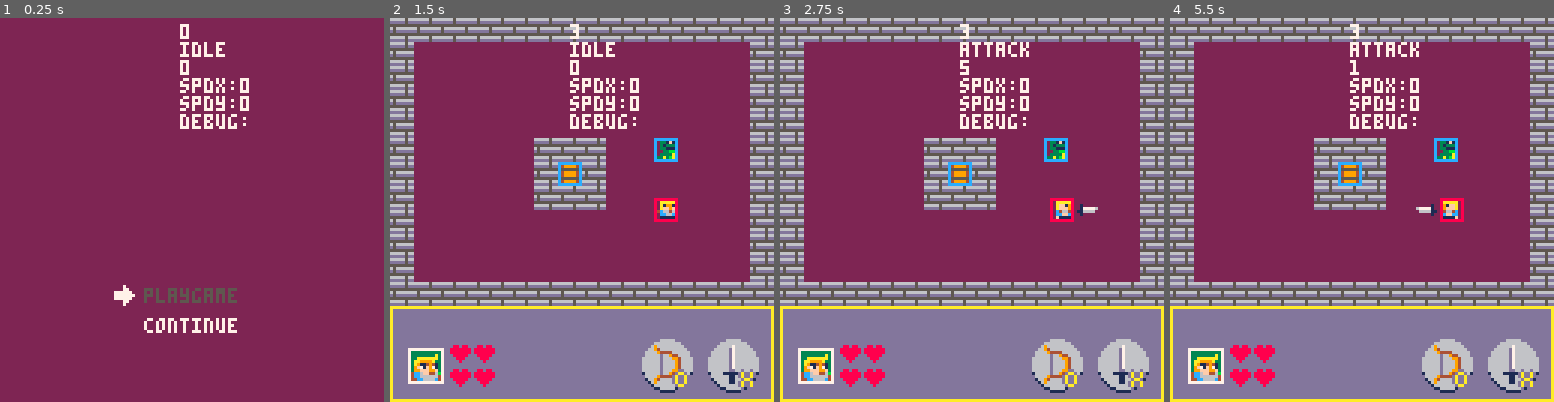
Above: before the commit, frames 1-4 (left to right).
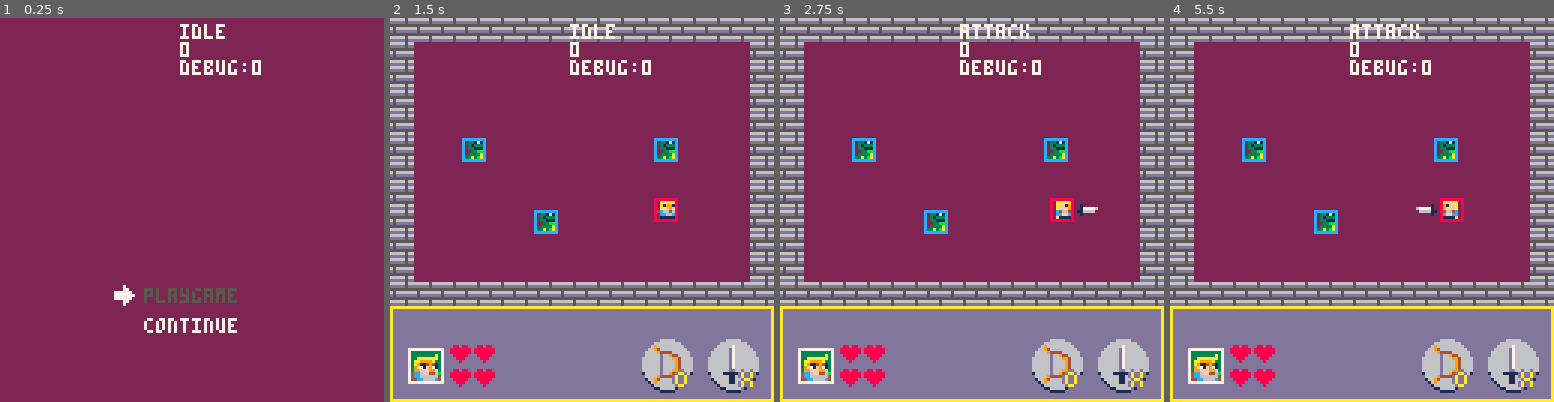
Above: after the commit, the same moments.

Repository: yuwangyu-Hub/pico8arpg
Game: PICO-8 cartridge arpg.p8
Two runs of this game, one before a commit and one after it. Both use one fixed random seed, a clock stepped at 60 frames per second and the inputs below.
Inputs:
- Up to frame 1 (0.25 s): no input
- Up to frame 2 (1.5 s): tap X (X key) at 0.33, 1.07 s; tap O (Z key) at 0.7 s
- Up to frame 3 (2.75 s): hold Right 1.6-2.1 s; tap O (Z key) at 1.7, 2.1, 2.5 s; tap X (X key) at 1.85 s; hold Up 2.15-2.42 s; hold Right from 2.47 s (still down)
- Up to frame 4 (5.5 s): tap O (Z key) every 0.4 s from 2.9 to 5.3 s; tap X (X key) at 2.97, 4.08, 5.2 s; release Right at 3.03 s; hold Left 3.08-3.58 s; hold Down 3.63-3.97 s; hold Right 4.02-4.68 s; hold Up 4.73-5.03 s; hold Left from 5.08 s (still down)

The runs differ from the first frame. In frame 1, 1.8% of the frame differs, in the area x 46-68%, y 1-29%; in frame 2, 6.0%; in frame 3, 6.1%; in frame 4, 6.2%, in the area x 18-68%, y 1-57%.

Commit message:
8-28
完成玩家与敌人直接的受伤碰撞
下一阶段：普通敌人的AI和受伤

Diff:
--- a/action.lua
+++ b/action.lua
@@ -1,4 +1,6 @@
-function updatePlayerState(player)--状态机: 更新玩家状态
+function updatep_state(player)--状态机: 更新玩家状态
+	spr_flip(wy)--精灵的反转
+	local near_o,colldire_o,is_o_coll
 	--检测方向
 	if player.state!= player.allstate.roll and player.state!= player.allstate.attack and player.state!= player.allstate.hurt then
 		input_direct_sys(player)
@@ -7,12 +9,22 @@
 	if (player.dire>0 or player.state==player.allstate.roll) and player.state!=player.allstate.attack then
 		player.x,player.y=player.x+player.spd.spx,player.y+player.spd.spy
 	end
+
+	if #obj!=0 then --物体
+		near_o=findNearestObject(obj, player)--检测最近的物体
+		colldire_o=checkdir(near_o,player)--物品在主角的朝向
+		is_o_coll=ck_sthcoll(near_o, player, 0, 0, 0, 0)
+	end
+	local is_wall_coll_dire,oneside=check_wall_iswalk(player)--获取墙在玩家的位置，在边缘的哪一侧
+		--debug=is_wall_coll_dire
+
 	local switchstate={
 		idle = function()
 			player.isroll=false
+			player.roll_t=0
 			setspd_0(player)
 
-            if player.dire!=0 and not player.isroll then
+            if player.dire!=0 and not player.isroll  then
 				player.state=player.allstate.move
             end
 			if player.isattack then --攻击
@@ -20,7 +32,6 @@
                 attack_swordpos(player)
 				player.state=player.allstate.attack
 			end
-
 			--动画
 			player.frame=player.sprs.idle
 		end,
@@ -29,24 +40,16 @@
 			if player.dire==0 then
 				player.move_t=0
 				player.state=player.allstate.idle
+			elseif player.isroll and not player.ishurt then
+				player.lastdire=player.dire--记录上一次的方向
+				player.state=player.allstate.roll
 			end
 			if player.isattack then
 				sword.isappear=true
                 attack_swordpos(player)
 				player.state=player.allstate.attack
 			end
-			if player.isroll and player.dire!=0 then
-				player.state=player.allstate.roll
-			end
 			--与可交互物体的碰撞（收集/推动）
-			local near_o=findNearestObject(obj, player)--检测最近的物体
-			local near_e=findNearestObject(enemies, player)--检测最近的敌人
-			local colldire_o=checkdir(near_o,player)--物品在主角的朝向
-			local colldire_e=checkdir(near_e,player)--敌人在主角的朝向
-			local is_o_coll=ck_sthcoll(near_o, player, 0, 0, 0, 0)
-			local is_e_coll=ck_sthcoll(near_e, player, 0, 0, 0, 0)
-			local is_wall_coll_dire,oneside=check_wall_iswalk(player)--获取墙在玩家的位置，在边缘的哪一侧
-			--debug1=is_wall_coll_dire
 			if is_o_coll then ---------------与物体(最近的箱子)与主角之间碰撞--------------
 				--确保物体和获取的金币分开，避免金币影响物体的推动
 				if near_o.type=="move" then--推动
@@ -54,10 +57,8 @@
 				elseif near_o.type=="collect" then--收集
 
 				end
-			elseif is_wall_coll_dire!=0 and not is_e_coll then --与墙体的碰撞---------------------------
+			elseif is_wall_coll_dire!=0 then --与墙体的碰撞---------------------------
 				wallcoll_move(player,is_wall_coll_dire,oneside)
-			elseif is_e_coll then----------------与敌人（最近的）碰撞
-				encoll_move(player,colldire_e)
 			else ---------------------------------普通移动----------------------------
 				move(player)
 				move_anim(player)
@@ -85,13 +86,15 @@
 		end,
 		roll=function()
 			local is_wall_coll_dire,oneside=check_wall_iswalk(player)--获取墙在玩家的位置，在边缘的哪一侧
-			--debug=is_wall_coll_dire
 			player.rollspeed=3
             player.rollspeed=nomalize(player,2.1213,3)
 			roll(player,is_wall_coll_dire)
+
 			--动画相关
 			player.roll_t+=0.5
 			player.frame=player.sprs.roll[ceil(player.roll_t%#player.sprs.roll)]
+
+			--翻滚所需时间结束
 			if player.roll_t>=5  then
 				player.spd.spx=0
 				player.spd.spy=0
@@ -103,13 +106,22 @@
 			end
 		end,
 		hurt=function()
+			player.hurtmt+=0.1
+			--无敌闪烁
 			hurtmove(player)
+			if player.hurtmt>=0.7 then
+				player.hurtmt=0
+				player.state=player.allstate.idle
+			end
 			hurt_anim(player)
 			player.x,player.y=player.x+player.spd.spx,player.y+player.spd.spy
 		end,
 		death=function()
 		end
 	}
-	player.lastdire=player.dire--记录上一次的方向
 	switchstate[player.state]()
 end
+
+function enemiesstate(en)
+
+end
--- a/arpg.p8
+++ b/arpg.p8
@@ -1,5 +1,5 @@
 pico-8 cartridge // http://www.pico-8.com
-version 42
+version 43
 __lua__
 #include universal_tools.lua
 #include main.lua
@@ -19,14 +19,14 @@
 007007000fc6646ff0cc66cf00c66460f0cc66cf004c64600ff61aa000646c4000ccffc000cff9f000ccccc0f0cc66c00011611001cccfff0cf99fc000cccc00
 000000000ff1161000111110001166140011111000c4f6f001649aa00a191fa000f1111000146640001111100001111400040400011111400466664000411400
 00000000000f0ff000f000f00f40000f00f000f00011f1f00ff61aa000aaaaa00f000f0000f0ff0f00f000f0000f000f000f0f00f00000f00ff00ff00f0000f0
-000000000000000000000000000000000000000000f00f00eeeeeeee000000000000000000000000000000000000000000001000000000000000000000000000
-00000000000000000000000d00000000f00f00f00f2112f0e0aaaaae000000000000000000000000000600000000000000111100000000000000000000000000
-007777777777770000000001000000000fcccf00f288882fe0a1991e000000000000000000100000000760000000010000076000000000000000000000000000
-0073333333333700000900111100a0000c0c0c0008088080e0aff9fe006600000000660000177776000760006777710000076000000000000000000000000000
-00733333333a370000020001d0000000fc0c0cf008088080e4c6646e000760000006700001166660000760000666611000076000000000000000000000000000
-00733aaaaaaa37000a0000016000099001ccc100f288882fe0cc66ce000076611667000000100000000760000000010000076000000000000000000000000000
-0073aa9999a3370000000991d99002900f111f000f2112f0e011111e000007611670000000000000001111000000000000060000000000000000000000000000
-0073a911494137000000999169990220f00f00f000f00f00eeeeeeee000001111110000000000000000010000000000000000000000000000000000000000000
+000000000000000000000000000000000000000000f00f00eeeeeeee000000000000000000000000000000000000000000001000000008000000000000000000
+00000000000000000000000d00000000f00f00f00f2112f0e0aaaaae000000000000000000000000000600000000000000111100088888000000000000000000
+007777777777770000000001000000000fcccf00f288882fe0a1991e000000000000000000100000000760000000010000076000081191000000000000000000
+0073333333333700000900111100a0000c0c0c0008088080e0aff9fe00660000000066000017777600076000677771000007600008ee9e0e0000000000000000
+00733333333a370000020001d0000000fc0c0cf008088080e4c6646e000760000006700001166660000760000666611000076000e2c6262e0000000000000000
+00733aaaaaaa37000a0000016000099001ccc100f288882fe0cc66ce000076611667000000100000000760000000010000076000e0cc66c00000000000000000
+0073aa9999a3370000000991d99002900f111f000f2112f0e011111e000007611670000000000000001111000000000000060000000111140000000000000000
+0073a911494137000000999169990220f00f00f000f00f00eeeeeeee000001111110000000000000000010000000000000000000000e000e0000000000000000
 00739f71f971370000a09999999900000000000000000000000000000000011111100000040440000000000000dd00000d00d000000000000000000000000000
 007399fff99f37000000299999920000088088000880880003303300000007611660000000600400000009000daad000daddad00000000000000000000000000
 0074cc6ff446b700000024224242000088888880800800803003003000007661166700000060040000000090daddad00daddad00000000000000000000000000
@@ -132,10 +132,10 @@
 c00000000000000000000000000000c0c00000000000000000000000000000c0c00000000000000000000000000000c0c00000000000000000000000000000c0c00000000000000000000000000000c0c00000000000000000000000000000c0c00000000000000000000000000000c0c00000000000000000000000000000c0
 c00000000000000000000000000000c0c00000000000000000000000000000c0c00000000000000000000000000000c0c00000000000000000000000000000c0c00000000000000000000000000000c0c00000000000000000000000000000c0c00000000000000000000000000000c0c00000000000000000000000000000c0
 c00000000000000000000000000000c0c00000000000000000000000000000c0c00000000000000000000000000000c0c00000000000000000000000000000c0c00000000000000000000000000000c0c00000000000000000000000000000c0c00000000000000000000000000000c0c00000000000000000000000000000c0
-c00000000000c0c0c0000032000000c0c00000000000000000000000000000c0c00000000000000000000000000000c0c00000000000000000000000000000c0c00000000000000000000000000000c0c00000000000000000000000000000c0c00000000000000000000000000000c0c00000000000000000000000000000c0
-c00000000000c051c0000000000000c0c00000000000000000000000000000c0c00000000000000000000000000000c0c00000000000000000000000000000c0c00000000000000000000000000000c0c00000000000000000000000000000c0c00000000000000000000000000000c0c00000000000000000000000000000c0
-c00000000000c0c0c0000000000000c0c00000000000000000000000000000c0c00000000000000000000000000000c0c00000000000000000000000000000c0c00000000000000000000000000000c0c00000000000000000000000000000c0c00000000000000000000000000000c0c00000000000000000000000000000c0
+c00000330000000000000033000000c0c00000000000000000000000000000c0c00000000000000000000000000000c0c00000000000000000000000000000c0c00000000000000000000000000000c0c00000000000000000000000000000c0c00000000000000000000000000000c0c00000000000000000000000000000c0
 c00000000000000000000000000000c0c00000000000000000000000000000c0c00000000000000000000000000000c0c00000000000000000000000000000c0c00000000000000000000000000000c0c00000000000000000000000000000c0c00000000000000000000000000000c0c00000000000000000000000000000c0
+c00000000000000000000000000000c0c00000000000000000000000000000c0c00000000000000000000000000000c0c00000000000000000000000000000c0c00000000000000000000000000000c0c00000000000000000000000000000c0c00000000000000000000000000000c0c00000000000000000000000000000c0
+c00000000000330000000000000000c0c00000000000000000000000000000c0c00000000000000000000000000000c0c00000000000000000000000000000c0c00000000000000000000000000000c0c00000000000000000000000000000c0c00000000000000000000000000000c0c00000000000000000000000000000c0
 c00000000000000000000000000000c0c00000000000000000000000000000c0c00000000000000000000000000000c0c00000000000000000000000000000c0c00000000000000000000000000000c0c00000000000000000000000000000c0c00000000000000000000000000000c0c00000000000000000000000000000c0
 c00000000000000000000000000000c0c00000000000000000000000000000c0c00000000000000000000000000000c0c00000000000000000000000000000c0c00000000000000000000000000000c0c00000000000000000000000000000c0c00000000000000000000000000000c0c00000000000000000000000000000c0
 c0c0c0c0c0c0c0c0c0c0c0c0c0c0c0c0c0c0c0c0c0c0c0c0c0c0c0c0c0c0c0c0c0c0c0c0c0c0c0c0c0c0c0c0c0c0c0c0c0c0c0c0c0c0c0c0c0c0c0c0c0c0c0c0c0c0c0c0c0c0c0c0c0c0c0c0c0c0c0c0c0c0c0c0c0c0c0c0c0c0c0c0c0c0c0c0c0c0c0c0c0c0c0c0c0c0c0c0c0c0c0c0c0c0c0c0c0c0c0c0c0c0c0c0c0c0c0c0
--- a/draw.lua
+++ b/draw.lua
@@ -7,11 +7,18 @@
         rect(c.x,c.y,c.x+c.w,c.y+c.h,12)
     end
     for o in all (obj) do--物体显示
-        spr(o.spr, o.sprx, o.spry)
-        rect(o.x,o.y,o.x+o.w,o.y+o.h,12)--物体的碰撞盒
+       spr(o.spr, o.sprx, o.spry)
+       rect(o.x,o.y,o.x+o.w,o.y+o.h,12)--物体的碰撞盒
     end
     --主角
+    if wy.ishurt then--受伤闪烁
+        if wy.wudi_t%8<5 then
+            pal(10,8)pal(6,8)pal(15,14)pal(4,2)
+        end
+    end
     draw_p(wy,wy.spr_cx,wy.spr_cy)
+    pal()
+
     rect(wy.x, wy.y, wy.x+wy.w, wy.y+wy.h,8)--主角spr框
     draweapon(wy)
     ui_show()--UI显示
--- a/main.lua
+++ b/main.lua
@@ -5,13 +5,16 @@
 --UI系统
 --寻路算法（不确定）
 --敌人死亡掉落：金币、血量
---割草掉落：金币、血量、
+--割草掉落：金币、血量
+--获得增益道具后的边缘闪烁
 
 --------------当前任务-------------------
---*BUG翻滚遇敌受伤弹回
---*受伤后弹回穿墙
---*敌人对主角的碰撞
---*敌人之间的碰撞？
+--*受伤后弹回穿墙:done
+--*BUG翻滚遇敌受伤bug:done
+--*受伤后的无敌闪烁效果:替换颜色的方式:done
+--*多敌人时只识别游戏运行时第一个的bug:done
+--*敌人之间的碰撞:通过移动算法实现敌人之间的碰撞。但是当被动的移动后（玩家的盾弹）可重叠
+
 input_dire={0,1,5,0,3,2,4,3,7,8,6,7,0,1,5,0 } --btn()0-15所对应的方向：从左边开始顺时针8方向
 dirx={-1,-1, 0, 1,1,1, 0,-1}
 diry={ 0,-1,-1,-1,0,1, 1, 1}
@@ -20,7 +23,7 @@
 item={}--物品：获取
 obj={}--物体：分为两种，可推动的物体和不可推动的物体
 cb_line={}--碰撞盒
-debug=""
+debug=0
 debug1=""
 function _init()
 	startgame()
@@ -42,13 +45,13 @@
 	blinkt=0
 end
 function printbug()
-	print(wy.hurtdire,60,2,7)
-	print(wy.state)
-	print(wy.dire)
+	print(wy.state,60,2,7)
+	print(wy.lastdire)
+	--print(wy.dire)
 	--print("x:"..wy.x)
 	--print("y:"..wy.y)
-	print("spdx:"..wy.spd.spx)
-	print("spdy:"..wy.spd.spy)
+	--print("spdx:"..wy.spd.spx)
+	--print("spdy:"..wy.spd.spy)
 	--print("dire:"..wy.dire)
 	print("debug:"..debug)
 	--print("debug1:"..debug1)
--- a/universal_tools.lua
+++ b/universal_tools.lua
@@ -10,7 +10,7 @@
 end
 function blink()--闪烁工具，返回闪烁的颜色动画
 	local blink_anim={5,5,5,5,5,5,5,5,6,6,7,7,6,6,5,5}
-    --blinkt:闪烁计时器，在主函数中创建并且更细
+    --blinkt:闪烁计时器，在主函数中创建并且更新
 	return blink_anim[blinkt%#blink_anim]
 end
 --x位置对称打印，而不是左上角位置。输入 x 为画面中心位置打印
@@ -21,26 +21,30 @@
 	local x,y=player.x+cx,player.y+cy
 	spr(wy.frame, x, y, 1, 1, wy.sprflip)
 end
+--物体与物体碰撞
 function ck_sthcoll(_sth,_sb,cx,cy,cw,ch)--检测碰撞,参数代表差值
-	--creat_ck_line(_sb,0,0,0,0)--创建检测线
-	--act_checkline(_sb)--激活检测盒
 	local p={x=_sb.x+cx, y=_sb.y+cy, w=_sb.w+cw, h=_sb.h+ch}
-	--将主角向外扩一个像素，来达到触碰即碰撞
-	return coll_boxcheck(p.x-1,p.y-1,p.w+2,p.h+2,_sth.x,_sth.y,_sth.w,_sth.h)
+	return coll_boxcheck(p.x-1,p.y-1,p.w+2,p.h+2,_sth.x,_sth.y,_sth.w,_sth.h)--将主角向外扩一个像素，来达到触碰即碰撞
 end
 --具体的碰撞盒
 --物体1、物体2、物体1的宽、物体1的高、物体2的宽、物体2的高
 function coll_boxcheck(_px,_py,_pw,_ph,_bx,_by,_bw,_bh)
 	local px1,py1,px2,py2=_px,_py,_px+_pw,_py+_ph
 	local bx1,by1,bx2,by2=_bx,_by,_bx+_bw,_by+_bh
-	--[[if px2>=bx1 and px1<=bx2 and py2>=by1 and py1<=by2 then
+	--true:碰撞
+	--false:不碰撞
+	return px2>=bx1 and px1<=bx2 and py2>=by1 and py1<=by2
+end
+--点与物体碰撞
+function coll_pointcheck(_sx,_sy,_sw,_sh,_px,_py)
+	local sx,sy,sw,sh=_sx,_sy,_sw,_sh
+	if _px>=sx and _px<=sx+sw and _py>=sy and _py<=sy+sh then
 		return true
 	else
 		return false
-	end]]
-	return px2>=bx1 and px1<=bx2 and py2>=by1 and py1<=by2
-end
---检测obj在sb的哪个方向
+	end
+end
+--检测物体\角色在sb的哪个方向
 function checkdir(obj,sb)
 	local ox1,oy1,ox2,oy2=obj.x,obj.y,obj.x+obj.w,obj.y+obj.h
 	local sx1,sy1,sx2,sy2=sb.x,sb.y,sb.x+sb.w,sb.y+sb.h
@@ -124,101 +128,59 @@
 	setspd_0(_sb)
 	if _sb.dire!=0 then setspd_xydire(_sb) end
 end
-function check_roll_closewall(_sb)--检测翻滚是否即将靠近墙(3像素的预判距离)
+--value(1-3)
+function check_closewall_or_en(_sb,value,dire,c_type)--检测翻滚是否即将靠近墙(value个像素的预判距离)
+	local near_e,colldire_e,is_e_coll
+	if #enemies!=0 then --敌人
+		near_e=findNearestObject(enemies, _sb)--检测最近的敌人
+		colldire_e=checkdir(near_e,_sb)--敌人在主角的朝向
+		is_e_coll=ck_sthcoll(near_e, _sb, 0, 0, 0, 0)
+	end
 	local zpoints={ --翻滚正角度的点
-		{x=flr((_sb.x-3)/8),y=flr((_sb.y)/8)},--1
-		{x=flr((_sb.x-3)/8),y=flr((_sb.y+7)/8)},
-		{x=flr((_sb.x+7)/8),y=flr((_sb.y-3)/8)},--3
-		{x=flr((_sb.x)/8),y=flr((_sb.y-3)/8)},
-		{x=flr((_sb.x+10)/8),y=flr((_sb.y+7)/8)},--5
-		{x=flr((_sb.x+10)/8),y=flr((_sb.y)/8)},
-		{x=flr((_sb.x)/8),y=flr((_sb.y+10)/8)},--7
-		{x=flr((_sb.x+7)/8),y=flr((_sb.y+10)/8)},
-	}
+		{x=_sb.x-value,y=_sb.y},--1
+		{x=_sb.x-value,y=_sb.y+7},
+		{x=_sb.x+7,y=_sb.y-value},--3
+		{x=_sb.x,y=_sb.y-value},
+		{x=_sb.x+7+value,y=_sb.y+7},--5
+		{x=_sb.x+7+value,y=_sb.y},
+		{x=_sb.x,y=_sb.y+7+value},--7
+		{x=_sb.x+7,y=_sb.y+7+value}}
 	local xpoints={ --翻滚斜角度的点
-		{x=flr((_sb.x+3)/8),y=flr((_sb.y-3)/8)},--2
-		{x=flr((_sb.x-3)/8),y=flr((_sb.y+3)/8)},
-		{x=flr((_sb.x+4)/8),y=flr((_sb.y-3)/8)},--4
-   		{x=flr((_sb.x+10)/8),y=flr((_sb.y+3)/8)},
-    	{x=flr((_sb.x+10)/8),y=flr((_sb.y+4)/8)},--6
-    	{x=flr((_sb.x+4)/8),y=flr((_sb.y+10)/8)},
-    	{x=flr((_sb.x+3)/8),y=flr((_sb.y+10)/8)},--8
-    	{x=flr((_sb.x-3)/8),y=flr((_sb.y+4)/8)},
-	}
-	if _sb.dire%2==1 then--_sb.dire==1\_sb.dire==3\_sb.dire==5\_sb.dire==7
-		--[[if(fget(mget(zpoints[_sb.dire].x,zpoints[_sb.dire].y),0)) or (fget(mget(zpoints[_sb.dire+1].x,zpoints[_sb.dire+1].y),0)) then
-			return true
-		else
-			return false
-		end]]
-		return fget(mget(zpoints[_sb.dire].x,zpoints[_sb.dire].y),0) or fget(mget(zpoints[_sb.dire+1].x,zpoints[_sb.dire+1].y),0)
-	else --_sb.dire==2\_sb.dire==4\_sb.dire==6\_sb.dire==8
-		--[[if(fget(mget(xpoints[_sb.dire-1].x,xpoints[_sb.dire-1].y),0)) or (fget(mget(xpoints[_sb.dire].x,xpoints[_sb.dire].y),0)) then
-			return true
-		else
-			return false
-		end]]
-		return fget(mget(xpoints[_sb.dire-1].x,xpoints[_sb.dire-1].y),0) or fget(mget(xpoints[_sb.dire].x,xpoints[_sb.dire].y),0)
-	end
-end
-
+		{x=_sb.x+value,y=_sb.y-value},
+		{x=_sb.x-value,y=_sb.y+value},--2
+		{x=_sb.x+7-value,y=_sb.y-value},
+   		{x=_sb.x+7+value,y=_sb.y+value},--4
+    	{x=_sb.x+7+value,y=_sb.y+7-value},
+    	{x=_sb.x+7-value,y=_sb.y+7+value},--6
+    	{x=_sb.x+value,y=_sb.y+7+value},
+    	{x=_sb.x-value,y=_sb.y+7-value}}--8
+	if dire!=0 then
+		if c_type=="wall" then
+			if dire%2==1 then--sb.dire1\3\5\7
+				return fget(mget(flr(zpoints[dire].x/8),flr(zpoints[dire].y/8)),0) or fget(mget(flr(zpoints[dire+1].x/8),flr(zpoints[dire+1].y/8)),0)
+			else --sb.dire2468
+				return fget(mget(flr(xpoints[dire-1].x/8),flr(xpoints[dire-1].y/8)),0) or fget(mget(flr(xpoints[dire].x/8),flr(xpoints[dire].y/8)),0)
+			end
+		elseif c_type=="en" then
+			if dire%2==1 then--sb.dire1\3\5\7
+				return coll_pointcheck(near_e.x,near_e.y,near_e.w,near_e.h,zpoints[dire].x,zpoints[dire].y) or coll_pointcheck(near_e.x,near_e.y,near_e.w,near_e.h,zpoints[dire+1].x,zpoints[dire+1].y)
+			else --sb.dire2468
+				return coll_pointcheck(near_e.x,near_e.y,near_e.w,near_e.h,xpoints[dire-1].x,xpoints[dire-1].y) or coll_pointcheck(near_e.x,near_e.y,near_e.w,near_e.h,xpoints[dire].x,xpoints[dire].y)
+			end
+		end
+	end
+end
 function check_roll_near_wall(_sb,iwcd,rspd)--检测翻滚是否贴墙
 	local _rollspd=_sb.rollspeed
 	local xymove=""--xy轴移动方向,贴墙斜角度也可翻滚，只是速度较低:1
-	if check_roll_closewall(_sb) then
+	if check_closewall_or_en(_sb,3,_sb.lastdire,"wall") then
 		_rollspd=1--速度为1
 	end
-	--[[
-	if _sb.dire==2 then
-		if iwcd==2 then
-			_rollspd= 0--速度为0
-			xymove="no"
-		elseif iwcd==1 then
-			_rollspd=1
-			xymove="y"
-		elseif iwcd==3 then
-			_rollspd=1
-			xymove="x"
-		end
-	elseif _sb.dire==4 then
-		if iwcd==4 then
-			_rollspd= 0--速度为0
-			xymove="no"
-		elseif iwcd==3 then
-			_rollspd=1
-			xymove="x"
-		elseif iwcd==5 then
-			_rollspd=1
-			xymove="y"
-		end
-	elseif _sb.dire==6 then
-		if iwcd==6 then
-			_rollspd= 0--速度为0
-			xymove="no"
-		elseif iwcd==5 then
-			_rollspd=1
-			xymove="y"
-		elseif iwcd==7 then
-			_rollspd=1
-			xymove="x"
-		end
-	elseif _sb.dire==8 then
-		if iwcd==8 then
-			_rollspd= 0--速度为0
-			xymove="no"
-		elseif iwcd==1 then
-			_rollspd=1
-			xymove="y"
-		elseif iwcd==7 then
-			_rollspd=1
-			xymove="x"
-		end]]
 	local data={
 		{3,"x",1,"y"},
 		{3,"x",5,"y"},
 		{7,"x",5,"y"},
-		{7,"x",1,"y"},
-	}
+		{7,"x",1,"y"}}
 	local ind=_sb.dire/2
 	if _sb.dire==2 or _sb.dire==4 or _sb.dire==6 or _sb.dire==8 then
 		if _sb.dire==iwcd then
@@ -247,7 +209,11 @@
 	return _rollspd,xymove
 end
 function roll(_sb,iwcd)--is_wall_coll_dire
-	local _rollspd,xymove=check_roll_near_wall(_sb,iwcd)
+	local _rollspd,xymove=check_roll_near_wall(_sb,iwcd)--检测翻滚是否贴墙
+	if check_closewall_or_en(_sb,3,_sb.lastdire,"en") then--如果靠近敌人
+		debug=1
+		_rollspd=1
+	end
 	if xymove=="x" then
 		setspd_xdire(_sb,_rollspd)
 	elseif xymove=="y" then
@@ -256,13 +222,29 @@
 		setspd_xydire(_sb,_rollspd)--设置速度
 	end
 end
-function check_p_hurt(_sb)--玩家受伤
-	local _ishurt
+function check_p_hurt(_sb)--玩家受伤,最近的敌人
 	for e in all(enemies) do
-		_sb.hurtdire=checkdir(e,_sb)
-		_ishurt = coll_boxcheck(_sb.x-1,_sb.y-1,_sb.w+2,_sb.h+2,e.x,e.y,e.w,e.h)
-	end
-	return _ishurt
+		if ck_sthcoll(_sb,e,0,0,0,0) then
+			if checkdir(e,_sb)==1 then
+				_sb.hurtdire=5
+			elseif checkdir(e,_sb)==3 then
+				_sb.hurtdire=7
+			elseif checkdir(e,_sb)==5 then
+				_sb.hurtdire=1
+			elseif checkdir(e,_sb)==7 then
+				_sb.hurtdire=3
+			elseif checkdir(e,_sb)==2 then
+				_sb.hurtdire=6
+			elseif checkdir(e,_sb)==4 then
+				_sb.hurtdire=8
+			elseif checkdir(e,_sb)==6 then
+				_sb.hurtdire=2
+			elseif checkdir(e,_sb)==8 then
+				_sb.hurtdire=4
+			end
+			return true
+		end
+	end
 end
 function check_en_hurt() --敌人受伤
 	local _ishurt
@@ -275,26 +257,12 @@
 	return _ishurt
 end
 function hurtmove(_sb)--依照方向执行受伤
-	local m_spd=1
-	local iscollwall,_ = check_wall_iswalk(_sb)
-	_sb.hurtmt+=0.1
-	--反方向加权
-	local xsum=dirx[_sb.hurtdire]*-1
-	local ysum=diry[_sb.hurtdire]*-1
-	if iscollwall==0 then
-		_sb.spd.spx=xsum*m_spd
-		_sb.spd.spy=ysum*m_spd
-	else
-		setspd_0(_sb)
-	end
-	hurt2idle(_sb)
-end
-function hurt2idle(_sb)--受伤结束-idle
-	if _sb.hurtmt>=0.7 then
-		_sb.hurtmt=0
-		setspd_0(_sb)
-		_sb.state=_sb.allstate.idle
-	end
+	local m_spd=1 --受伤移动速度
+	if check_closewall_or_en(_sb,2,_sb.hurtdire,"wall") then
+		m_spd=0--速度为1
+	end
+	_sb.spd.spx=dirx[_sb.hurtdire]*m_spd
+	_sb.spd.spy=diry[_sb.hurtdire]*m_spd
 end
 function nomalize(sb,speed1,speed2)--归一化
 	local respeed=0
@@ -310,7 +278,7 @@
 	for i=0,15 do--行
 		for j=0,15 do--列
 			local en_mount=mget(i,j)
-			if en_mount==50 then --蛇
+			if en_mount==51 then --蛇
 				createsnakenemy(i,j)  -- 创建蛇形敌人
 				mset(i,j,0)
 			elseif en_mount==81 then --箱子
@@ -403,12 +371,6 @@
 	return checkwallside(data[index][1],data[index][2],data[index][3],data[index][4])
 end
 function checkwallside(x1,y1,x2,y2)
-	--[[
-	if (not fget(mget(x1,y1),0)) and (not fget(mget(x2,y2),0)) then
-		return true--edge
-	else
-		return false--wall
-	end]]
 	return not (fget(mget(x1,y1),0) and fget(mget(x2,y2),0))
 end
 function wallcoll_move(player,coll_dire,oneside) --玩家与墙壁的碰撞移动
@@ -495,16 +457,14 @@
 		end
 	end
 end
-function encoll_roll(player,colldire)
 
-end
-function encoll_move(player,colldire)--当玩家与角色（敌人或npc）碰撞时的移动
+--当玩家与npc碰撞时的移动
+function npc_cmove(player,colldire)
 	local data={
 		{1,2,8},
 		{3,2,4},
 		{5,4,6},
-		{7,6,8}
-	}
+		{7,6,8}}
 	local index=(colldire+1)/2
 	if colldire==1 or colldire==3 or colldire==5 or colldire==7 then
 		if player.dire==data[index][1] then
@@ -518,7 +478,7 @@
 		else
 			move(player)
 		end
-	else --敌人在2468对角线
+	else --在2468对角线
 		if colldire==player.dire then
 			setspd_0(player)
 		else
--- a/update.lua
+++ b/update.lua
@@ -1,20 +1,29 @@
 function update_game()
-	check_map_sth()
-	updatePlayerState(wy)--主角的行为: 更新玩家状态
-	--chase(snake,wy)
-	spr_flip(wy)
+	check_map_sth()--检测地图上的东西
+	updatep_state(wy)--主角的行为: 更新玩家状态
+
+	--敌人行为
+	for e in all(enemies) do
+		enemiesstate(e)
+	end
+
 	if check_p_hurt(wy) and wy.wudi_t==0 then --检测玩家受伤
 		wy.ishurt=true
 		wy.state=wy.allstate.hurt
 	end
-	if wy.ishurt then wy.wudi_t+=1 end
-	if wy.wudi_t>20000 then
+	--受伤无敌
+	if wy.ishurt then
+		--受伤闪烁和无敌时间相同
+		wy.wudi_t+=1
+	end--如果受伤，受伤无敌时间增加
+	if wy.wudi_t>20 then
 		wy.ishurt=false
 		wy.wudi_t=0
 	end
+	--[[
 	if check_en_hurt() then--检测敌人受伤
 		--debug="en_hurt"
-	end
+	end]]
 end
 function update_mamenu()
 	blinkt+=1
